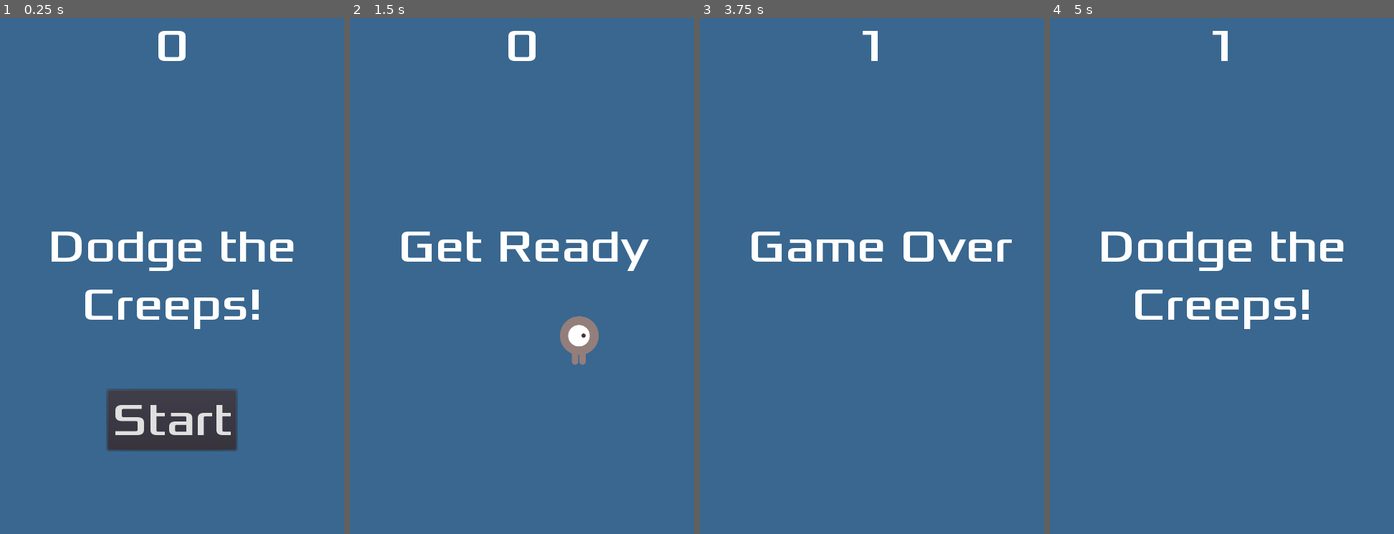
Above: before the commit, frames 1-4 (left to right).
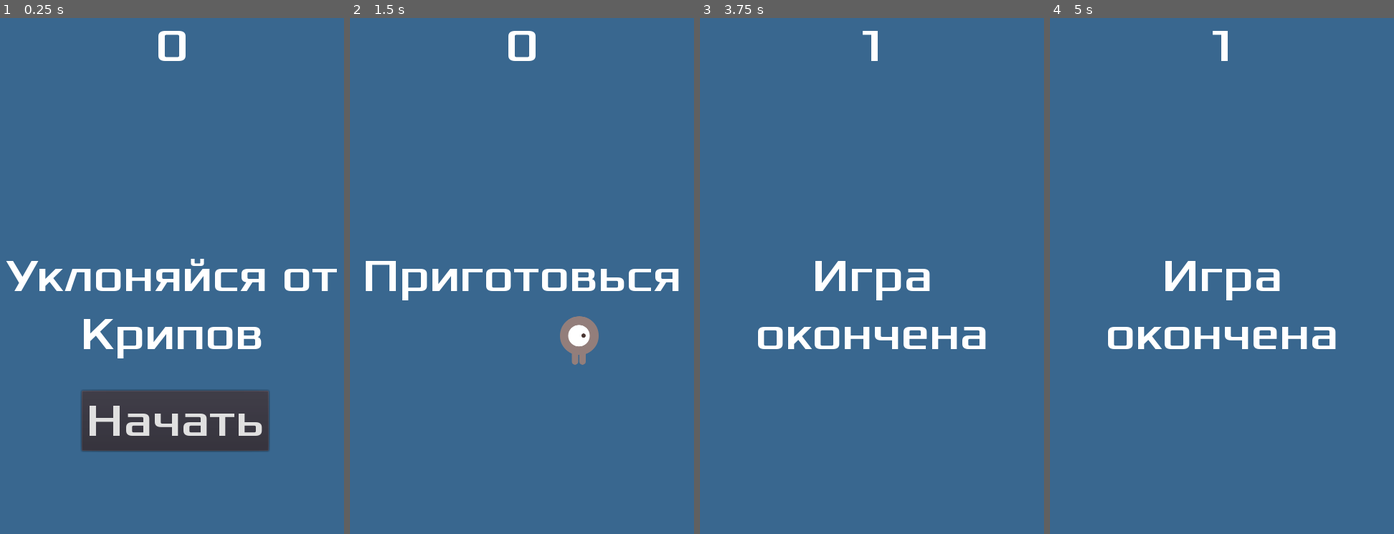
Above: after the commit, the same moments.

Repository: andrew-it/GodotFirstProject
Game: Godot game, scene res://Scenes/Main.tscn
Two runs of this game, one before a commit and one after it. Both use one fixed random seed, a clock stepped at 60 frames per second and the inputs below.
Inputs:
- Up to frame 1 (0.25 s): no input
- Up to frame 2 (1.5 s): click "Start" (after the commit: "Начать") at 0.5 s; tap Enter at 1.25 s; hold Right (ui_right) from 1.28 s (still down)
- Up to frame 3 (3.75 s): release Right (ui_right) at 2.03 s; hold Down (ui_down) 2.03-2.78 s; hold Right (ui_right) 2.78-3.53 s; hold Up (ui_up) from 3.53 s (still down)
- Up to frame 4 (5 s): tap Space at 4.25 s; release Up (ui_up) at 4.28 s; hold Left (ui_left) from 4.28 s (still down)

The runs differ from the first frame. In frame 1, 9.4% of the frame differs, in the area x 1-98%, y 41-85%; in frame 2, 3.8%; in frame 3, 4.0%; in frame 4, 5.2%.

Commit message:
added russian language using multi lang godot multi lang abilities

Diff:
--- a/Project/Scenes/HUD.tscn
+++ b/Project/Scenes/HUD.tscn
@@ -27,18 +27,15 @@
 }
 
 [node name="Message" type="Label" parent="."]
-anchor_left = 0.5
 anchor_top = 0.5
-anchor_right = 0.5
+anchor_right = 1.0
 anchor_bottom = 0.5
-margin_left = -173.0
-margin_top = -79.8264
-margin_right = 173.0
-margin_bottom = 79.1736
+margin_top = -39.0
+margin_bottom = 39.0
 custom_fonts/font = SubResource( 1 )
-text = "Dodge the
-Creeps!"
+text = "WELCOME"
 align = 1
+autowrap = true
 __meta__ = {
 "_edit_use_anchors_": false
 }
@@ -48,13 +45,13 @@
 anchor_top = 1.0
 anchor_right = 0.5
 anchor_bottom = 1.0
-margin_left = -90.0
-margin_top = -201.0
-margin_right = 90.0
-margin_bottom = -117.0
+margin_left = -126.142
+margin_top = -199.795
+margin_right = 134.858
+margin_bottom = -115.795
 custom_fonts/font = SubResource( 1 )
 shortcut = SubResource( 3 )
-text = "Start"
+text = "START"
 __meta__ = {
 "_edit_use_anchors_": false
 }
--- a/Project/Scripts/HUD.gd
+++ b/Project/Scripts/HUD.gd
@@ -9,11 +9,11 @@
 	$MessageTimer.start()
 
 func show_game_over():
-	show_message("Game Over")
+	show_message(tr("GAMEOVER"))
 
 	yield($MessageTimer, "timeout")
 
-	$Message.text = "Dodge the\nCreeps!"
+	$Message.text = tr("GAMEOVER")
 	$Message.show()
 
 	yield(get_tree().create_timer(1), "timeout")
--- a/Project/Scripts/Main.gd
+++ b/Project/Scripts/Main.gd
@@ -6,6 +6,7 @@
 
 
 func _ready():
+	TranslationServer.set_locale('ru')
 	randomize()
 
 func _on_Player_hit():
@@ -27,7 +28,7 @@
 	$StartTimer.start()
 
 	$HUD.update_score(score)
-	$HUD.show_message("Get Ready")
+	$HUD.show_message(tr("READY"))
 
 	$Music.play()
 
--- a/Project/project.godot
+++ b/Project/project.godot
@@ -32,6 +32,11 @@
 
 pointing/emulate_touch_from_mouse=true
 
+[locale]
+
+translations=PoolStringArray( "res://translations/translation.en.translation", "res://translations/translation.ru.translation" )
+locale_filter=[ 1, [ "en", "ru" ] ]
+
 [rendering]
 
 environment/default_environment="res://default_env.tres"
--- /dev/null
+++ b/Project/translations/translation.csv
@@ -0,0 +1,5 @@
+keys;en;ru
+WELCOME;Dodge the\nCreeps;Уклоняйся от\nКрипов
+GAMEOVER;Game over;Игра окончена
+START;Start;Начать
+READY;Ready;Приготовься
Not shown, added: Project/translations/translation.csv.import
